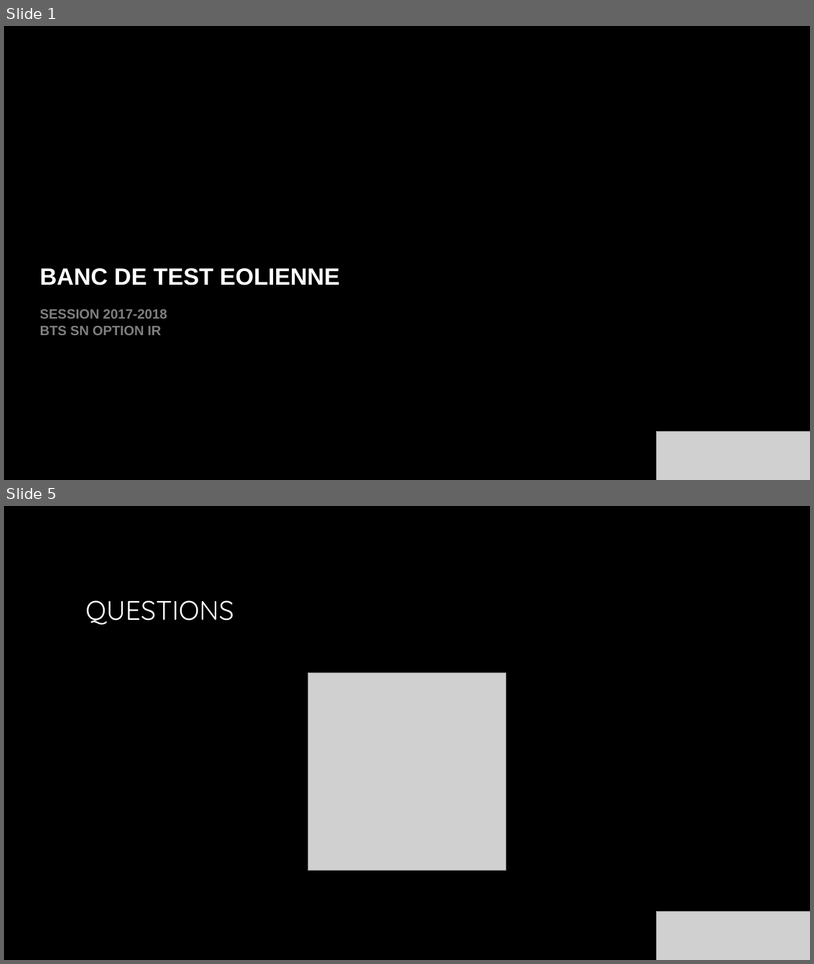
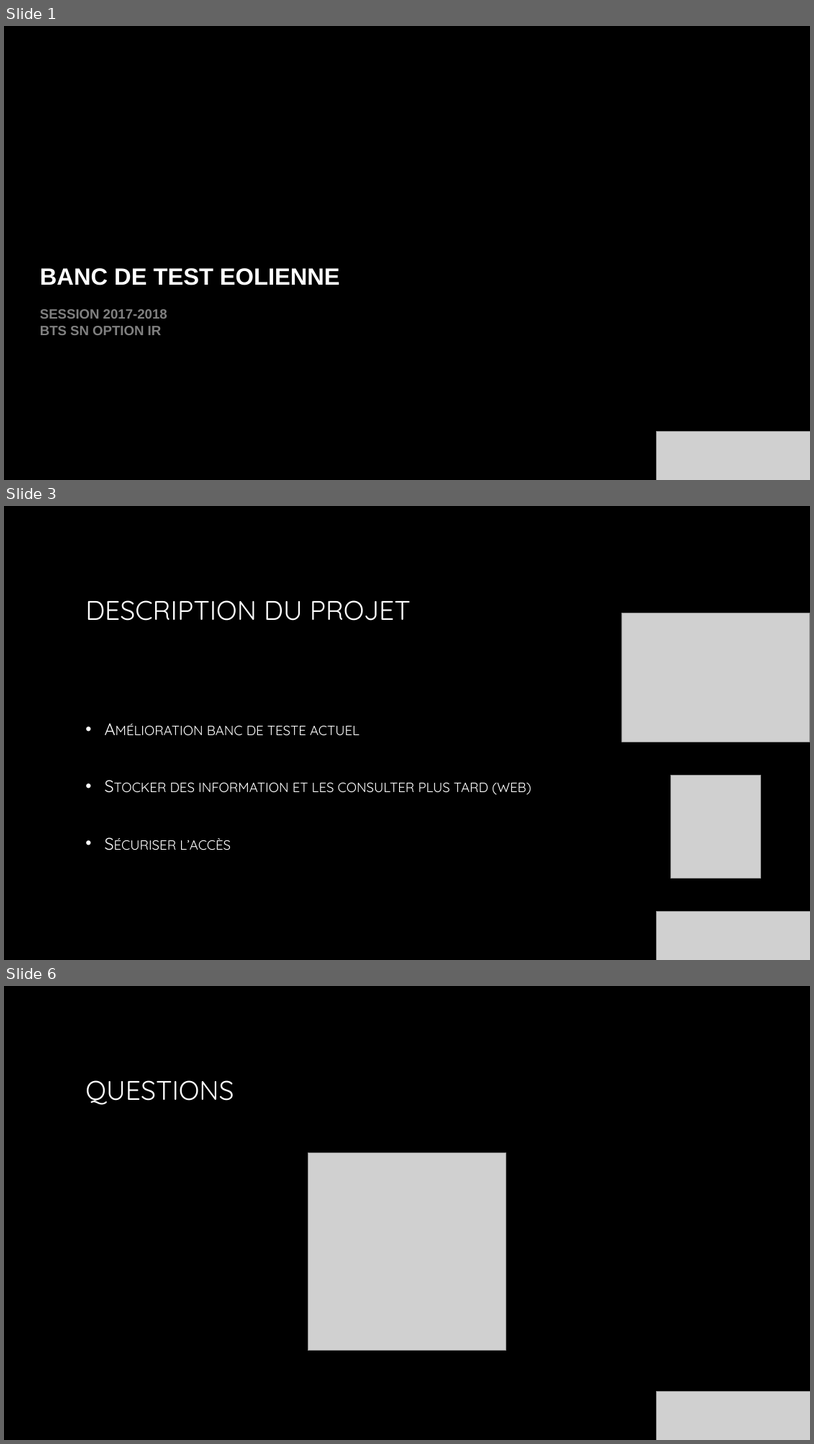
Before and after one commit to Izakun/banc_de_test_eolienne, a slide deck: 05_revue_de_projet/revue_01/01_alan_carrer/diaporama.pptx. Shown one above the other, each under a label of ours: slides 1 and 5 before the commit, slides 1, 3 and 6 after it; the slides between them are not shown. The pictures are 814x964 and 814x1444 pixels, drawn with LibreOffice and Linux fonts; fonts in the diff are those of the drawing; grey boxes stand for pictures; background and template pictures are left out. Boxes give left, top, right and bottom in pixels: in the first picture for what was removed or moved away, otherwise in the second. Text is boxed around its words. In the diff, an @@ line names an element or a change of style, - is before the commit and + after.

```diff
--- a/05_revue_de_projet/revue_01/01_alan_carrer/diaporama.pptx
+++ b/05_revue_de_projet/revue_01/01_alan_carrer/diaporama.pptx
@@ slide 3 added at <box>4,506,810,960</box>, background picture (left out) @@
@@ title added at <box>85,600,411,620</box>, 32 pt, text gradient #FFFFFF to #A6A6A6 @@
+DESCRIPTION DU PROJET
@@ picture added at <box>622,613,810,741</box> @@
@@ text added at <box>170,725,532,850</box>, 20 pt, text gradient #FFFFFF to #BFBFBF, small capitals @@
+• Amélioration banc de teste actuel
+• Stocker des information et les consulter plus tard (web)
+• Sécuriser l’accès
@@ picture added at <box>671,775,762,878</box> @@
@@ picture added at <box>657,911,810,960</box> @@
@@ what was slide 5 is now slide 6 @@
```
Also in this commit, not shown: 3 slides changed, 4 other files.
